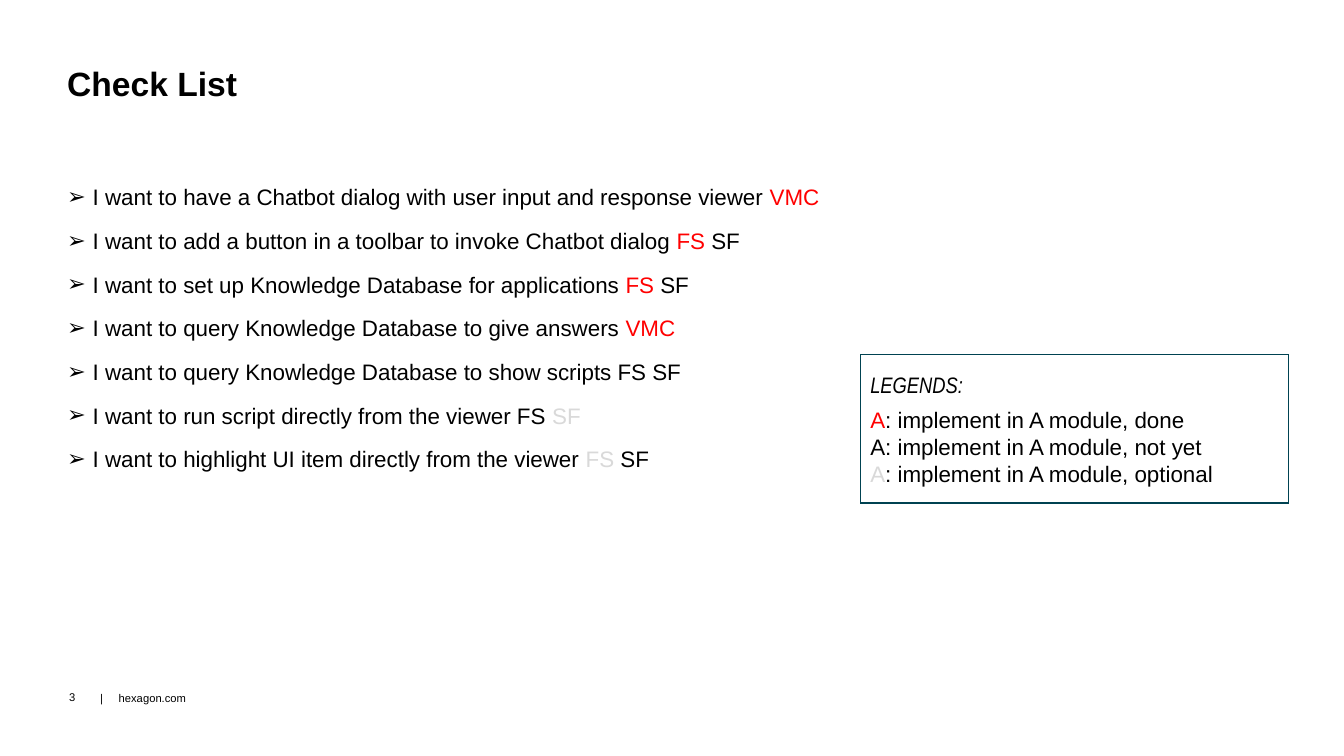
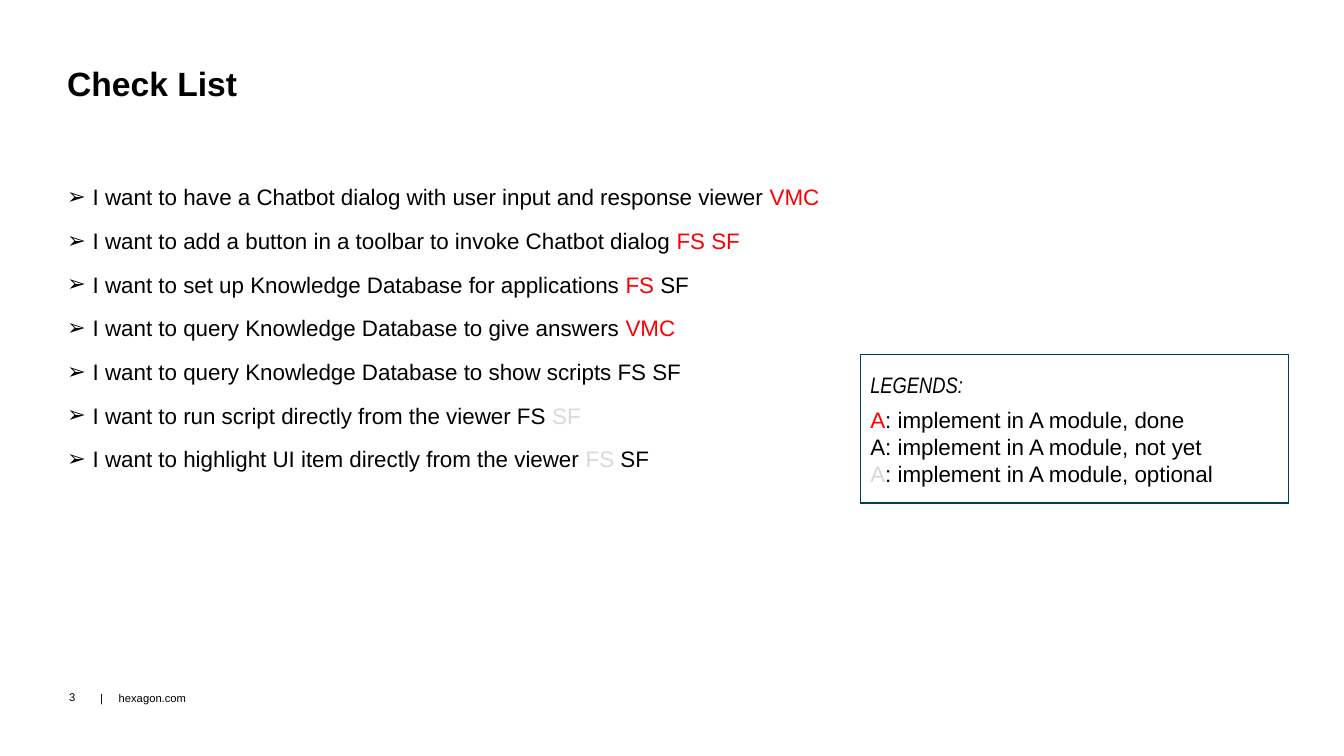
Before and after one commit to dongzgh/protos-vmccopilot, a slide deck: slide 3 of docs/VMC Hackathon 2024 - VMC.Chatbot - Demo.pptx. Drawn at 1344x756 pixels with LibreOffice and Linux fonts; fonts in the diff are those of the drawing; background and template pictures are left out. Boxes give left, top, right and bottom in pixels: in the first picture for what was removed or moved away, otherwise in the second. Text is boxed around its words. In the diff, an @@ line names an element or a change of style, - is before the commit and + after.

```diff
--- a/docs/VMC Hackathon 2024 - VMC.Chatbot - Demo.pptx
+++ b/docs/VMC Hackathon 2024 - VMC.Chatbot - Demo.pptx
@@ text at [93,232,740,254]: text colour #000000 to #FF0000 in "SF" @@
```
Also in this commit, not shown: 3 other slides changed, 3 slides added.
